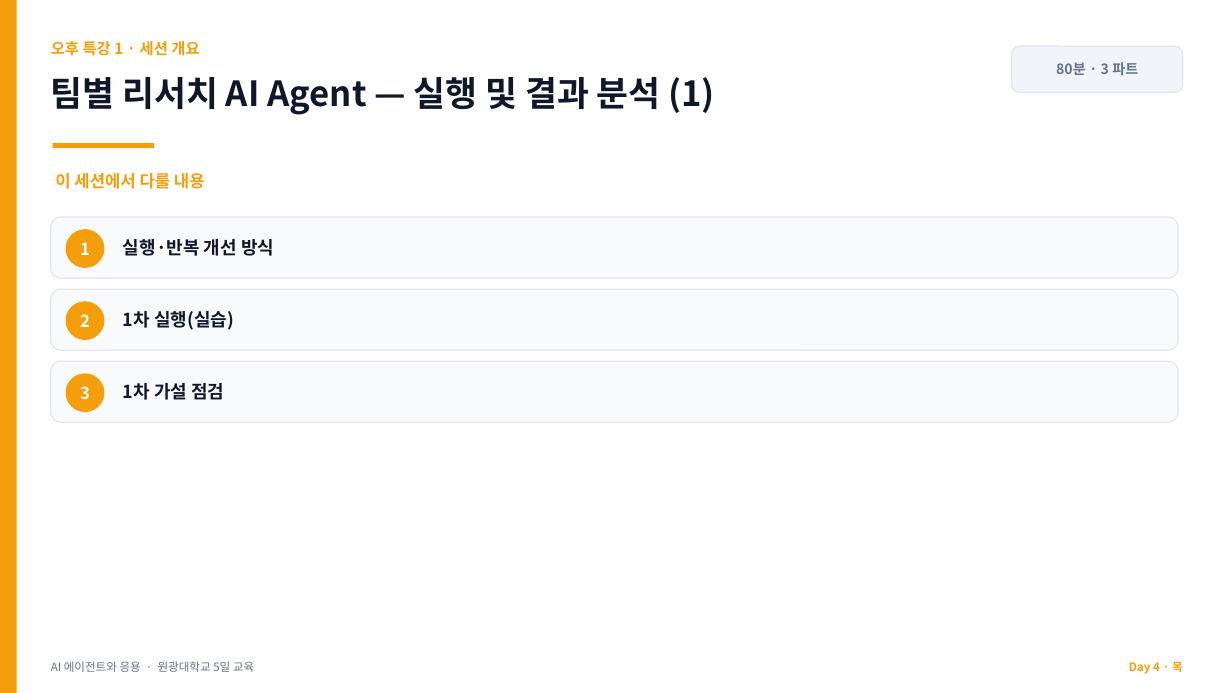
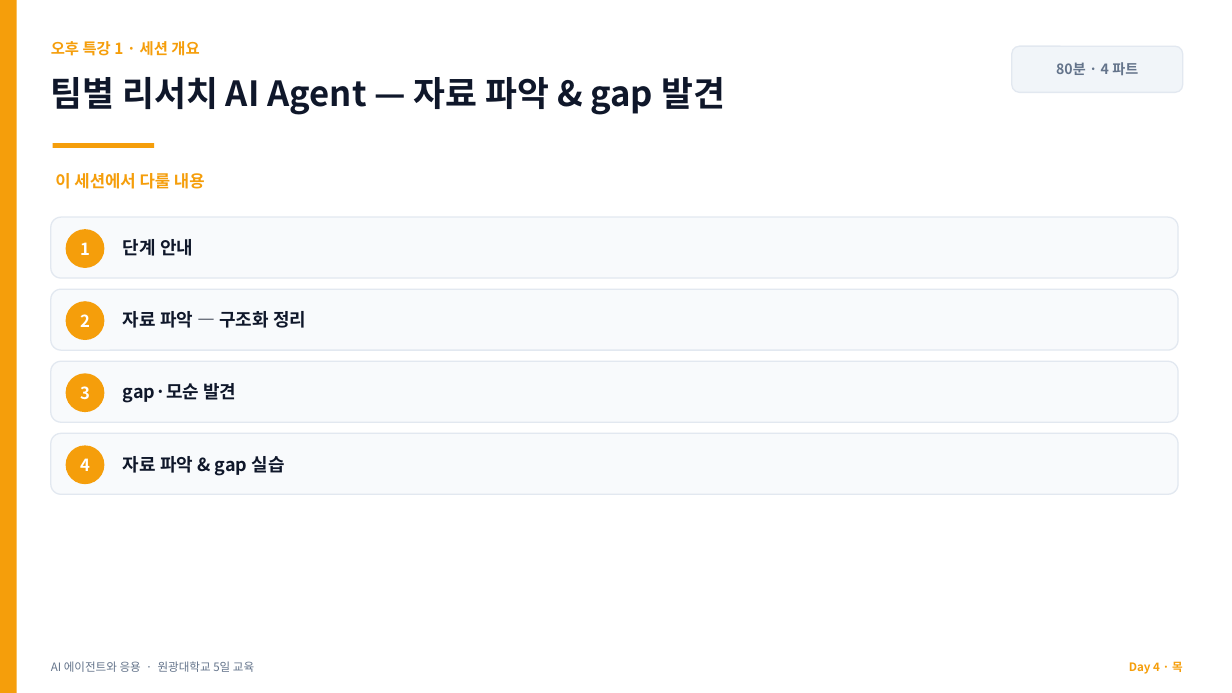
Before and after one commit to jyshin-22/wku-ai-agent-program, a slide deck: slide 12 of slides/day4.pptx (slide 13 before the commit). Drawn at 1232x693 pixels with LibreOffice and Linux fonts; fonts in the diff are those of the drawing. Boxes give left, top, right and bottom in pixels: in the first picture for what was removed or moved away, otherwise in the second. Text is boxed around its words. In the diff, an @@ line names an element or a change of style, - is before the commit and + after.

```diff
--- a/slides/day4.pptx
+++ b/slides/day4.pptx
@@ text at [51, 77, 725, 115]: text changed @@
-팀별 리서치 AI Agent — 실행 및 결과 분석 (1)
+팀별 리서치 AI Agent — 자료 파악 & gap 발견
@@ text at [1056, 62, 1138, 75]: text changed @@
-80분 · 3 파트
+80분 · 4 파트
@@ text at [123, 239, 193, 256]: text changed @@
-실행·반복 개선 방식
+단계 안내
@@ text at [123, 311, 306, 328]: text changed @@
-1차 실행(실습)
+자료 파악 — 구조화 정리
@@ text at [123, 383, 236, 403]: text changed @@
-1차 가설 점검
+gap·모순 발견
@@ rounded rectangle added at [51, 433, 1178, 494], fill #F8FAFC, outline #E2E8F0 1 pt @@
@@ ellipse added at [66, 445, 104, 484], fill #F59E0B @@
@@ text added at [80, 458, 90, 471], 13 pt, text #FFFFFF, bold @@
+4
@@ text added at [123, 456, 285, 476], 14 pt, text #0F172A, bold @@
+자료 파악 & gap 실습
```
Also in this commit, not shown: 19 other slides changed, 3 slides added, 2 slides removed, 8 other files.
